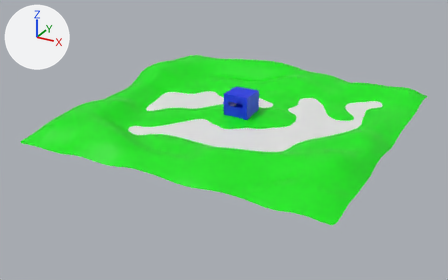
Before and after pictures for a commit that changed the FBX model Resource/Model/demo.fbx.
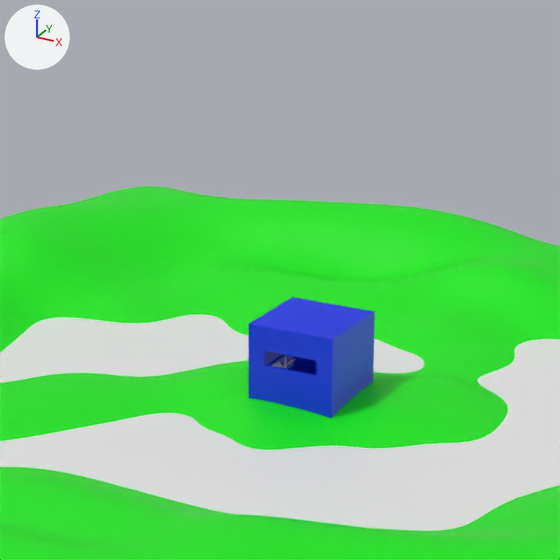
Old and new are each drawn whole from a 50 mm lens placed at (0.00935, -0.01826, 0.00787), pointed at (-0.00029, -0.00073, -0.00089) and again close up on the part from 34% to 69% of the width and 1% to 57% of the height. Arrows for +X, +Y and +Z are at upper left; the lights stay in place. Where no turn or scale is listed for an object, it has been applied to the vertices. Vertices at the same position are counted once.
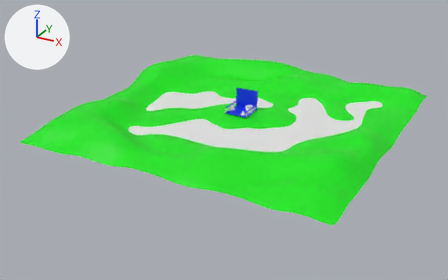
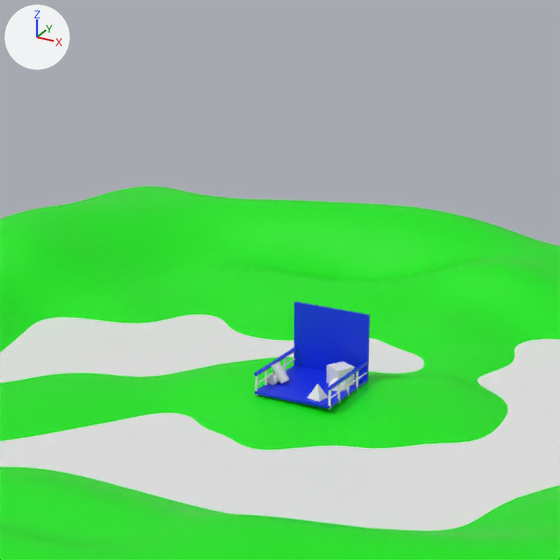
The newer file is also rescaled (x100.0) as a whole; pictures and numbers use the older file's frame.

Pixel boxes (x1, y1, x2, y2) of what changed, in the close-ups (560 x 560 px):
part 1 of me_plane_001, deleted (blue)
    before: (249, 297, 375, 418)

Edits to the bpy script that builds the scene:
```text
Change me_plane_001:
    where me_plane_001.from_pydata(...)  # 17175 vertices, 17316 faces; spans x -0.00536..0.00537, y -0.00537..0.00536, z -0.00027..0.00071
    used by ob_plane_001; location = (0.0, 0.0, 0.0)
    me_plane_001 part 1: the loose piece of 24 vertices spanning x -0.00046..0.00046, y -0.00046..0.00046, z -0.00021..0.00071 is deleted
```
